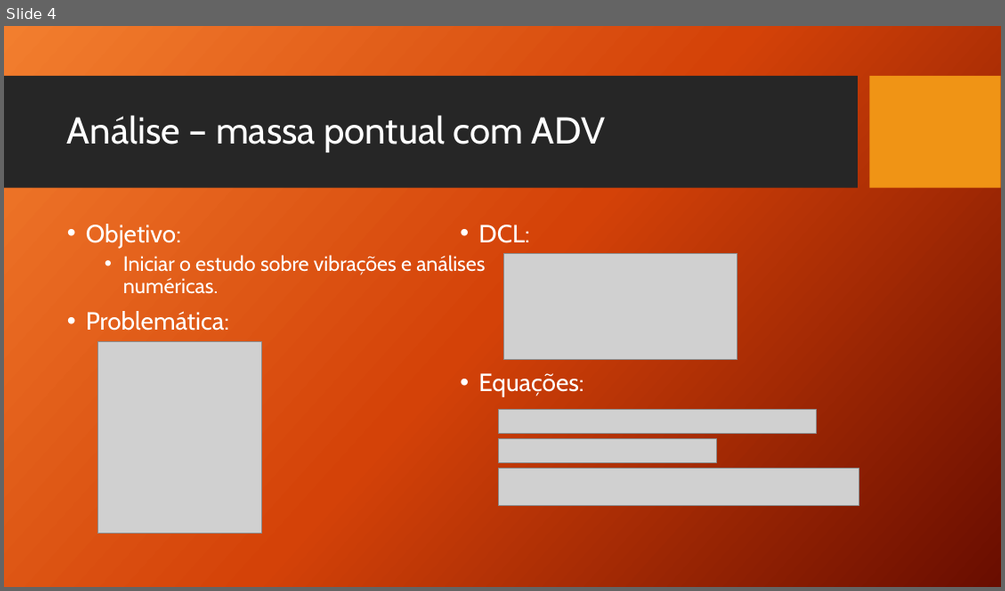
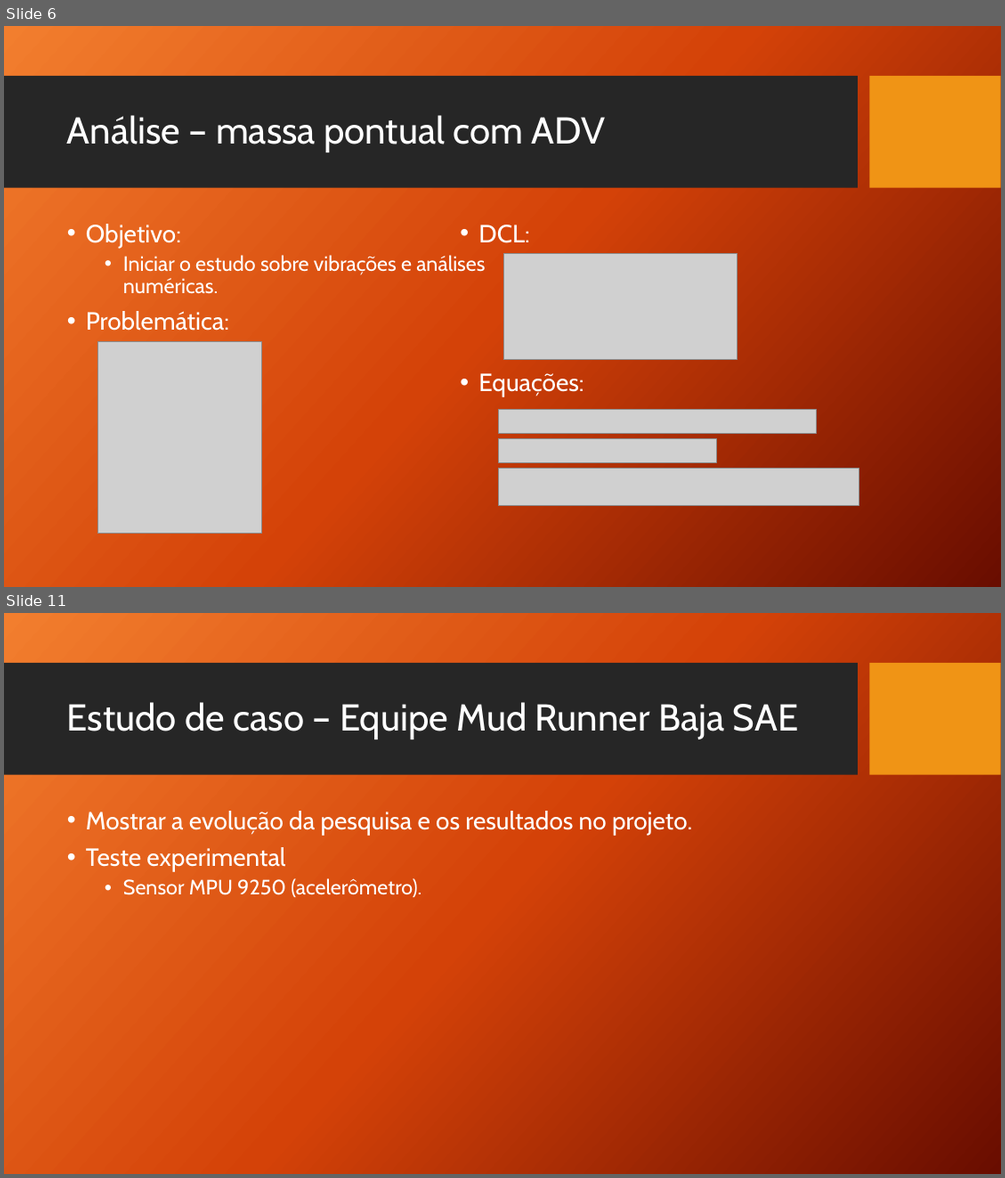
Before and after one commit to Meello/IC_Vibra-es, a slide deck: Apresentação/Iniciação científica em análise de vibrações em vigas.pptx. Shown one above the other, each under a label of ours: slide 4 before the commit, slides 6 and 11 after it; the slides between them are not shown. The pictures are 1005x591 and 1005x1178 pixels, drawn with LibreOffice and Linux fonts; fonts in the diff are those of the drawing; grey boxes stand for pictures; background and template pictures are left out. Boxes give left, top, right and bottom in pixels: in the first picture for what was removed or moved away, otherwise in the second. Text is boxed around its words. In the diff, an @@ line names an element or a change of style, - is before the commit and + after.

```diff
--- a/Apresentação/Iniciação científica em análise de vibrações em vigas.pptx
+++ b/Apresentação/Iniciação científica em análise de vibrações em vigas.pptx
@@ slide 11 added at [4, 613, 1001, 1174], background picture (left out); not listed: 2 template elements that a slide beside it also shows @@
@@ title added at [67, 702, 799, 739], 36 pt, text #FFFFFF @@
+Estudo de caso – Equipe Mud Runner Baja SAE
@@ text added at [86, 811, 692, 897], 24 pt, text #FFFFFF @@
+• Mostrar a evolução da pesquisa e os resultados no projeto.
+• Teste experimental
+  • Sensor MPU 9250 (acelerômetro).
@@ what was slide 4 is now slide 6 @@
```
Also in this commit, not shown: 4 slides changed, 4 other slides added, 3 other files.
